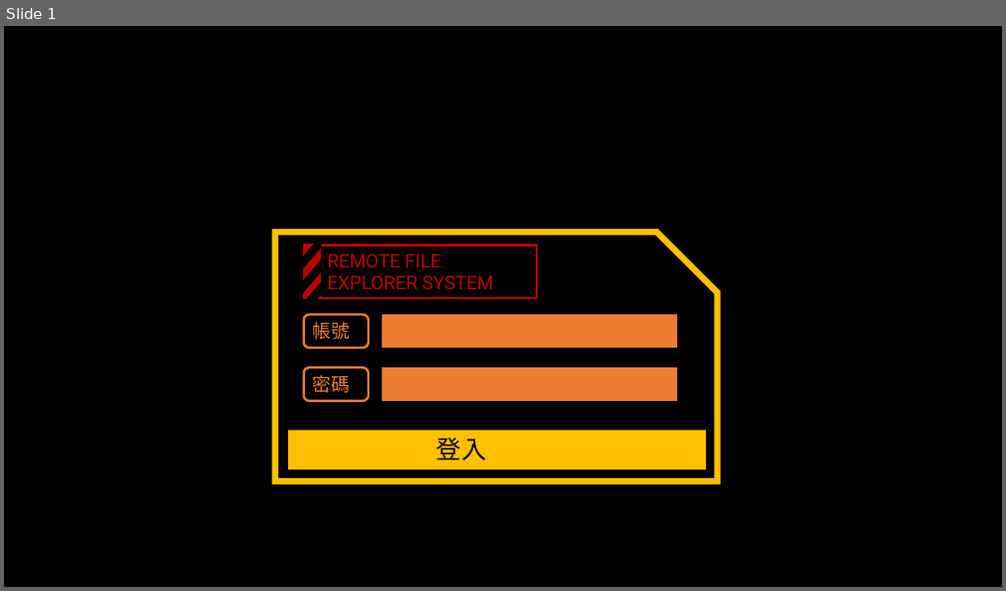
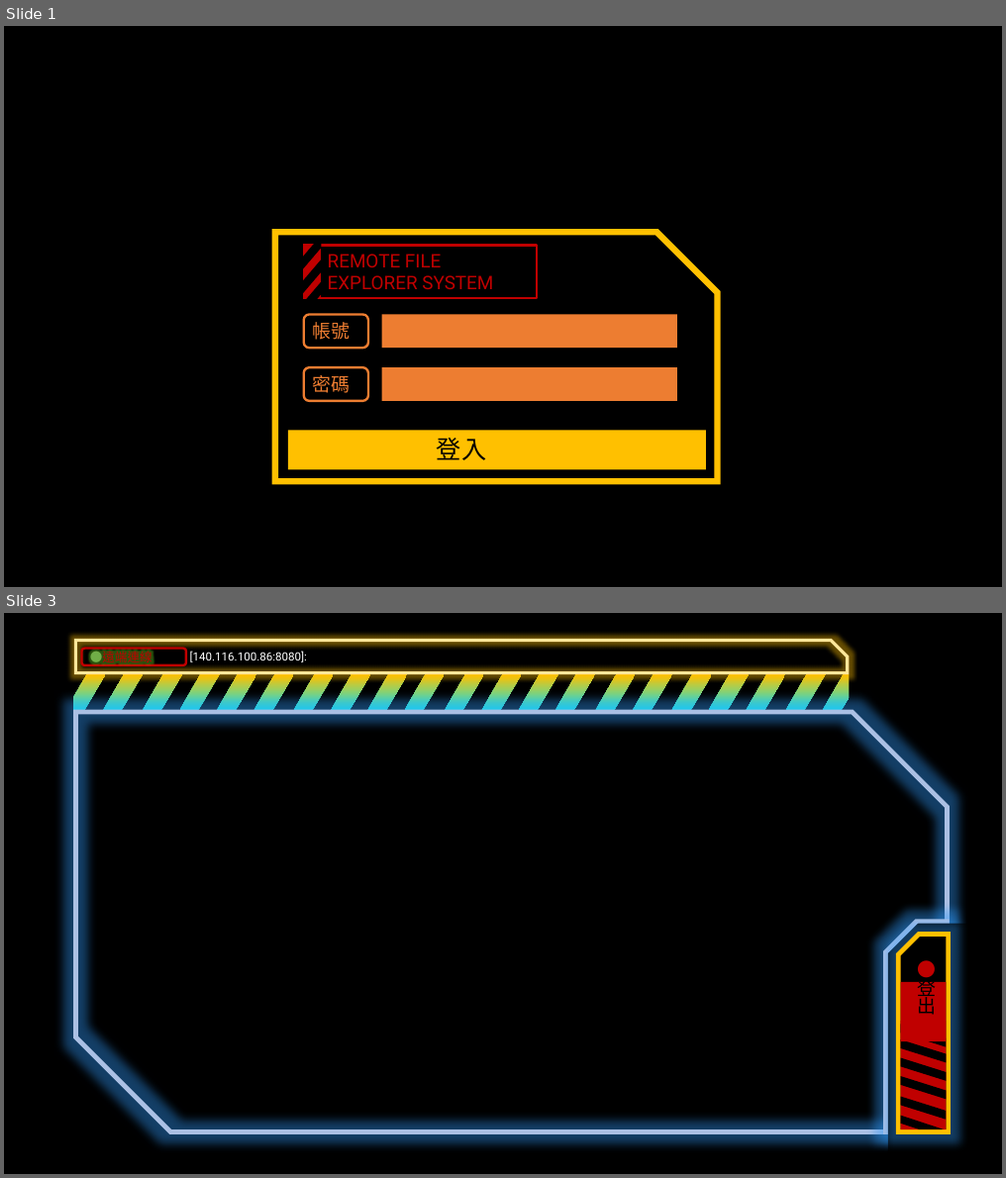
Before and after one commit to TriangleSnake/remoteFileExplorerProject, a slide deck: images/作圖.pptx. Shown one above the other, each under a label of ours: slide 1 before the commit, slides 1 and 3 after it; the slides between them are not shown. The pictures are 1006x591 and 1006x1178 pixels, drawn with LibreOffice and Linux fonts; fonts in the diff are those of the drawing. Boxes give left, top, right and bottom in pixels: in the first picture for what was removed or moved away, otherwise in the second. Text is boxed around its words. In the diff, an @@ line names an element or a change of style, - is before the commit and + after.

```diff
--- a/images/作圖.pptx
+++ b/images/作圖.pptx
@@ slide 3 added at [4, 613, 1002, 1174], background #000000 @@
@@ snip rect added at [76, 640, 847, 672], outline #FFE699 3 pt @@
@@ rounded rectangle added at [82, 649, 186, 665], outline #C00000 2.25 pt, 12 pt, text #C00000 @@
+●遠端連線
@@ text added at [190, 651, 307, 663], 11 pt, text #FFFFFF @@
+[140.116.100.86:8080]:
@@ group added at [63, 673, 862, 713]: 21 parallelograms, 1 rectangle @@
@@ rectangle added at [849, 672, 862, 711], fill #000000 @@
@@ snip diag rect added at [76, 712, 947, 1132], outline #ABC0E4 4.5 pt @@
@@ snip rect added at [886, 922, 947, 1132], outline #ABC0E4 4.5 pt @@
@@ snip rect added at [890, 926, 970, 1155], fill #000000, outline #000000 4.5 pt @@
@@ snip rect added at [899, 934, 948, 1133], fill #000000, outline #FFC000 4.5 pt @@
@@ rectangle added at [901, 982, 945, 1130], fill #C00000 @@
@@ text added at [918, 975, 937, 1015], 18 pt, text #000000 @@
+●登出
@@ parallelogram added at [901, 1025, 946, 1048], fill #000000 @@
@@ rectangle added at [901, 1021, 945, 1042], fill #C00000 @@
@@ parallelogram added at [901, 1040, 946, 1062], fill #000000 @@
@@ parallelogram added at [901, 1059, 946, 1081], fill #000000 @@
@@ parallelogram added at [901, 1076, 946, 1099], fill #000000 @@
@@ parallelogram added at [901, 1096, 946, 1120], fill #000000 @@
@@ diag stripe added at [901, 1116, 944, 1131], fill #000000 @@
```
Also in this commit, not shown: 3 other slides added, 15 other files.
